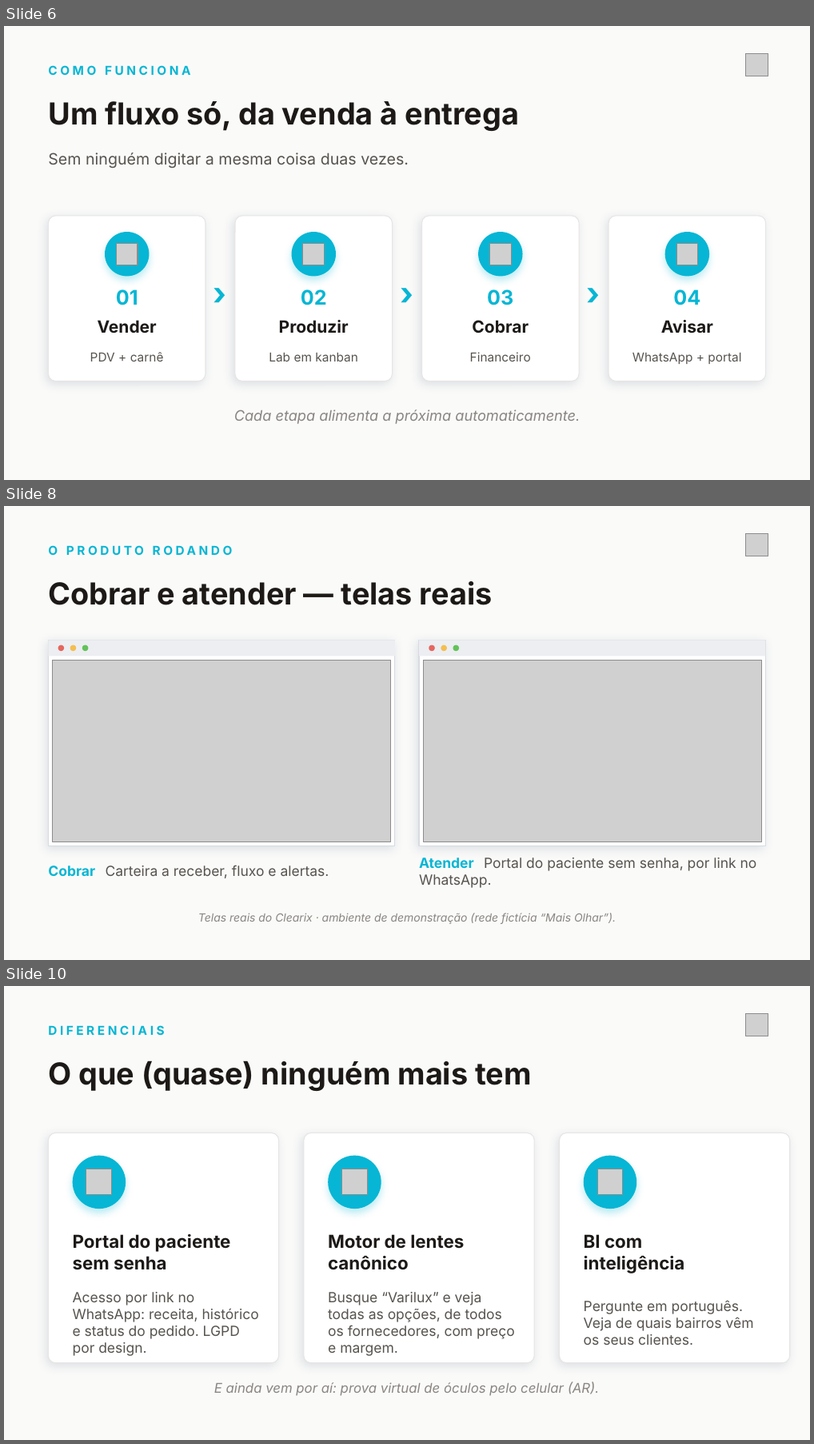
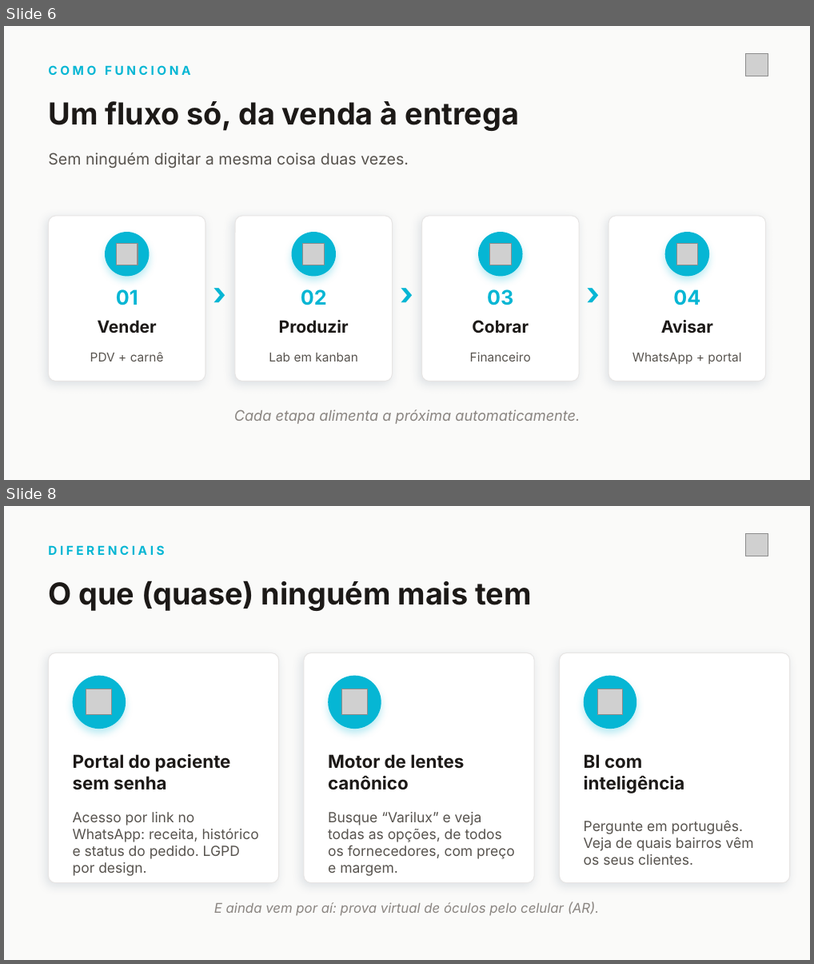
Before and after one commit to sisdigiai/sisdigiai, a slide deck: docs/divulgacao/pitch-clearix-assessoria/Clearix-Pitch-Oticas.pptx. Shown one above the other, each under a label of ours: slides 6, 8 and 10 before the commit, slides 6 and 8 after it; the slides between them are not shown. The pictures are 814x1444 and 814x964 pixels, drawn with LibreOffice and Linux fonts; fonts in the diff are those of the drawing; grey boxes stand for pictures. Boxes give left, top, right and bottom in pixels: in the first picture for what was removed or moved away, otherwise in the second. Text is boxed around its words. In the diff, an @@ line names an element or a change of style, - is before the commit and + after.

```diff
--- a/docs/divulgacao/pitch-clearix-assessoria/Clearix-Pitch-Oticas.pptx
+++ b/docs/divulgacao/pitch-clearix-assessoria/Clearix-Pitch-Oticas.pptx
@@ slide 8 removed at (4, 506, 810, 960), background #FAFAF9 @@
@@ text removed at (48, 545, 233, 555) @@
-O PRODUTO RODANDO
@@ picture removed at (746, 533, 769, 556) @@
@@ text removed at (48, 581, 493, 605) @@
-Cobrar e atender — telas reais
@@ rectangle removed at (48, 640, 395, 845) @@
@@ rectangle removed at (48, 640, 395, 656) @@
@@ ellipse removed at (58, 644, 64, 650) @@
@@ ellipse removed at (70, 644, 76, 650) @@
@@ ellipse removed at (82, 644, 88, 650) @@
@@ rectangle removed at (419, 640, 766, 845) @@
@@ rectangle removed at (419, 640, 766, 656) @@
@@ ellipse removed at (429, 644, 434, 650) @@
@@ ellipse removed at (441, 644, 446, 650) @@
@@ ellipse removed at (453, 644, 459, 650) @@
@@ picture removed at (52, 660, 391, 841) @@
@@ picture removed at (423, 660, 762, 841) @@
@@ text removed at (48, 864, 330, 878) @@
-Cobrar Carteira a receber, fluxo e alertas.
@@ text removed at (419, 857, 758, 888) @@
-Atender Portal do paciente sem senha, por link no WhatsApp.
@@ text removed at (198, 912, 616, 924) @@
-Telas reais do Clearix · ambiente de demonstração (rede fictícia “Mais Olhar”).
@@ what was slide 10 is now slide 8 @@
```
Also in this commit, not shown: 7 slides changed, 1 slide added, 3 other slides removed, 3 other files.
